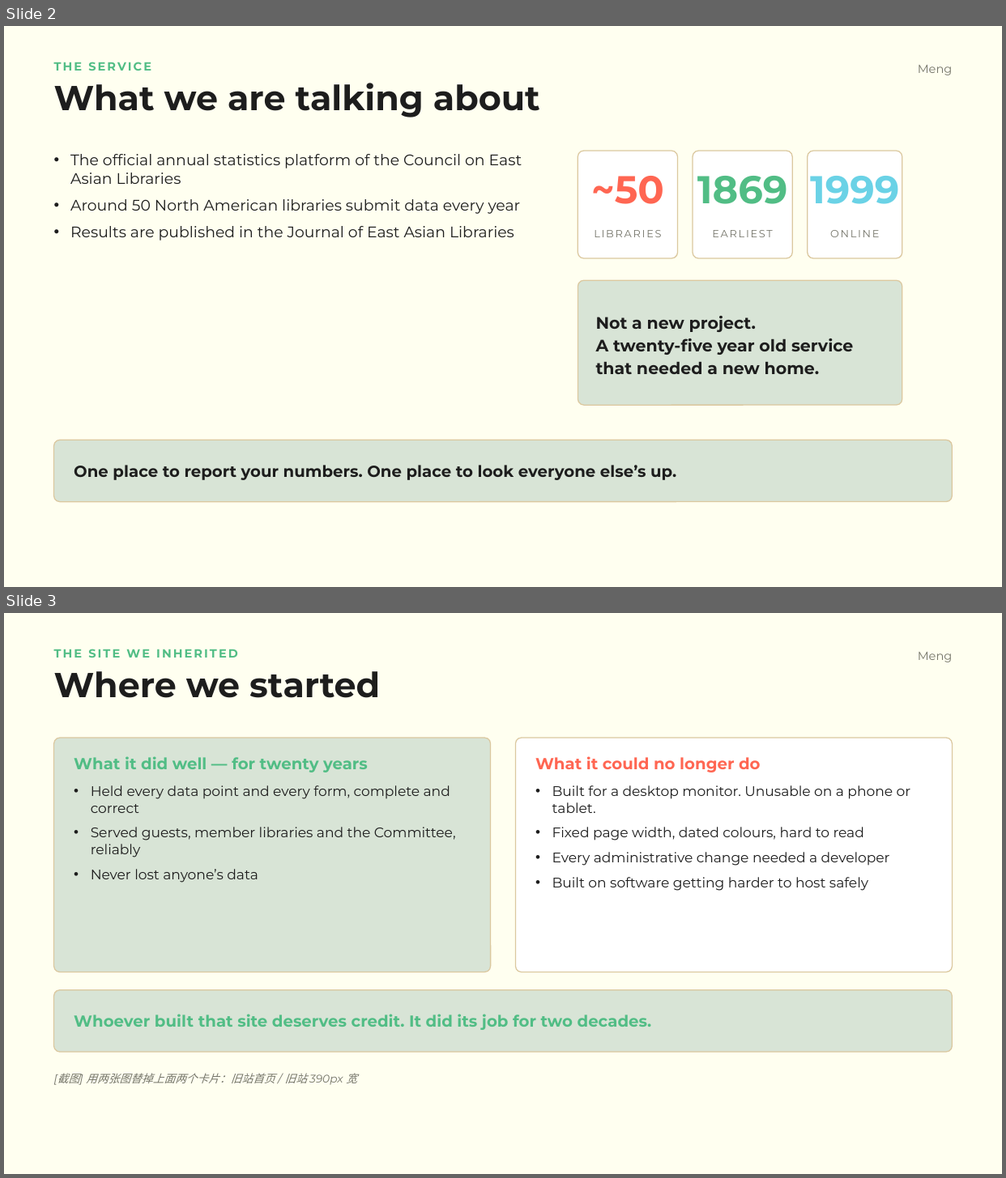
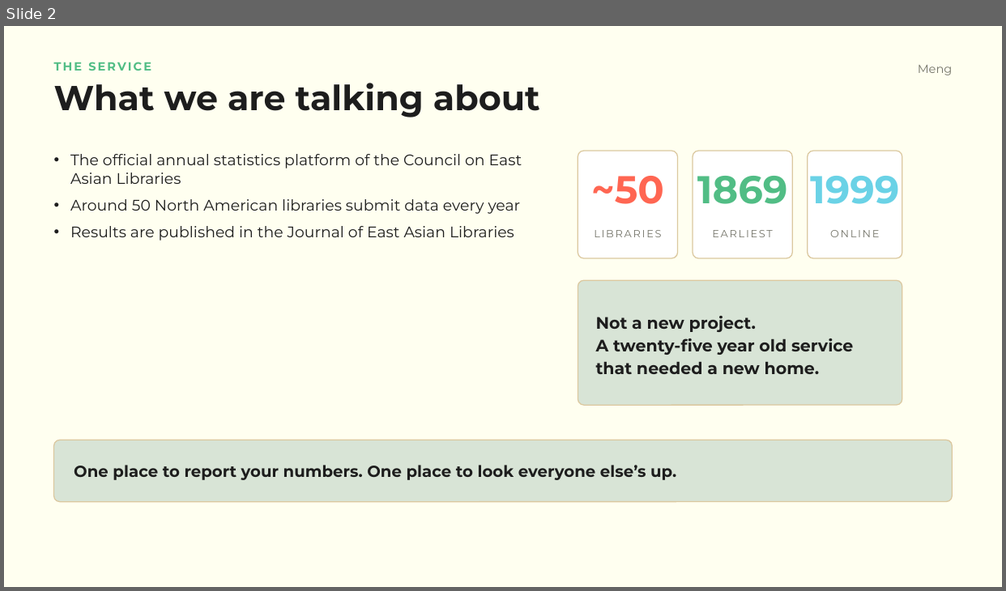
Before and after one commit to cealDatabase/cealDB, a slide deck: docs/presentation/2026-09-14-parts1-2-anlin-theme.pptx. Shown one above the other, each under a label of ours: slides 2 and 3 before the commit, slide 2 after it. The pictures are 1006x1178 and 1006x591 pixels, drawn with LibreOffice and Linux fonts; fonts in the diff are those of the drawing. Boxes give left, top, right and bottom in pixels: in the first picture for what was removed or moved away, otherwise in the second. Text is boxed around its words. In the diff, an @@ line names an element or a change of style, - is before the commit and + after.

```diff
--- a/docs/presentation/2026-09-14-parts1-2-anlin-theme.pptx
+++ b/docs/presentation/2026-09-14-parts1-2-anlin-theme.pptx
@@ slide 3 removed at [4,613,1002,1174], background #FFFFF0 @@
@@ text removed at [54,649,238,658] @@
-THE SITE WE INHERITED
@@ text removed at [918,652,953,662] @@
-Meng
@@ text removed at [54,671,380,698] @@
-Where we started
@@ rounded rectangle removed at [54,738,491,973] @@
@@ text removed at [74,756,368,773] @@
-What it did well — for twenty years
@@ rounded rectangle removed at [515,738,952,973] @@
@@ text removed at [535,756,761,773] @@
-What it could no longer do
@@ text removed at [91,786,456,883] @@
-• Held every data point and every form, complete and correct
-• Served guests, member libraries and the Committee, reliably
-• Never lost anyone’s data
@@ text removed at [552,786,911,891] @@
-• Built for a desktop monitor. Unusable on a phone or tablet.
-• Fixed page width, dated colours, hard to read
-• Every administrative change needed a developer
-• Built on software getting harder to host safely
@@ rounded rectangle removed at [54,990,952,1052] @@
@@ text removed at [74,1014,652,1030] @@
-Whoever built that site deserves credit. It did its job for two decades.
@@ text removed at [57,1073,357,1085] @@
-[截图] 用两张图替掉上面两个卡片：旧站首页 / 旧站 390px 宽
```
Also in this commit, not shown: 1 slide changed, 1 slide added, 1 other file.
